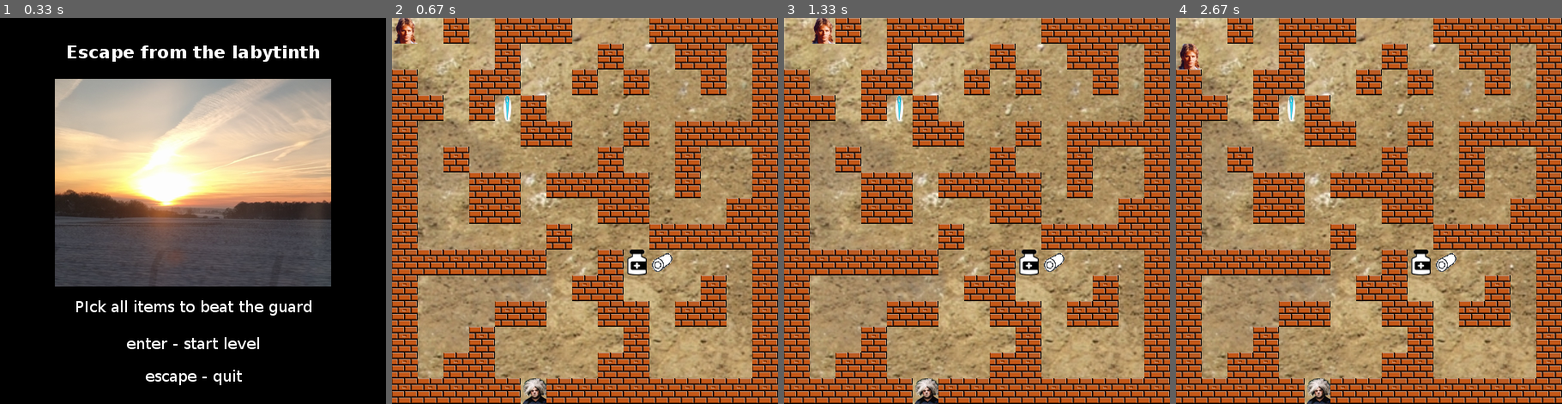
Above: before the commit, frames 1-4 (left to right).
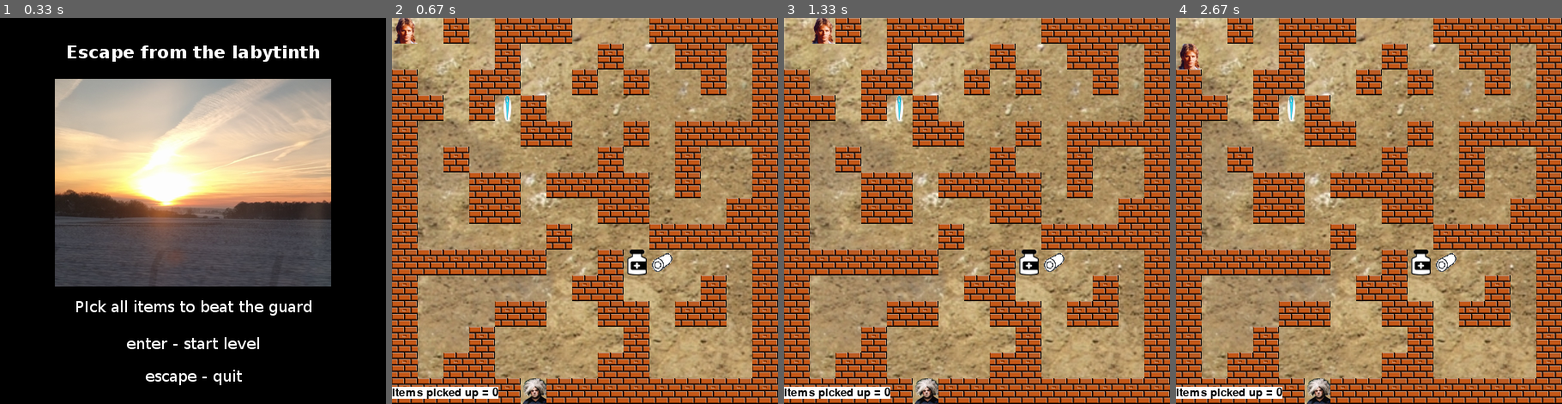
Above: after the commit, the same moments.

Repository: slesouef/EscapeGame
Game: pygame game, started from run.py
The game is run twice, just before and just after one commit, with the same random seed, the same clock (stepped at 60 frames per second) and the same inputs.
Inputs:
- Up to frame 1 (0.33 s): no input
- Up to frame 2 (0.67 s): tap Enter at 0.33 s
- Up to frame 3 (1.33 s): hold Right 0.67-1.13 s
- Up to frame 4 (2.67 s): hold Left 2-2.53 s; hold Down from 2.57 s (still down)

Frame 1 is identical in both runs. In frame 2, 0.8% of the frame differs, in the area x 0-28%, y 95-99%; in frame 3, 0.8%; in frame 4, 0.8%.

Commit message:
added visible item counter

Diff:
--- a/item.py
+++ b/item.py
@@ -49,3 +49,8 @@
         self.level.structure[item_tile_y][item_tile_x] = "O"
         # increment inventory counter
         self.picked_up_item += 1
+
+    def display_counter(self):
+        """display the item counter in window"""
+        counter = ("items picked up = {}".format(self.picked_up_item))
+        self.mypygame.display_text(counter, (0, 430))
--- a/mypygame.py
+++ b/mypygame.py
@@ -34,3 +34,9 @@
         """methode to get keyboard events"""
         events = pygame.event.get()
         return events
+
+    def display_text(self, text, position):
+        """method to create text image to be displayed"""
+        my_font = pygame.font.Font(None, 20)
+        text_displayed = my_font.render(text, 1, (0, 0, 0), (255, 255, 255))
+        self.window.blit(text_displayed, position)
--- a/play.py
+++ b/play.py
@@ -74,6 +74,7 @@
         self.level.display_level()
         self.items.display_items(self.mypygame.window)
         self.mypygame.display_asset(self.mcg.image, [self.mcg.pixel_x, self.mcg.pixel_y])
+        self.items.display_counter()
         # refresh display window
         self.mypygame.refresh_display()
 
